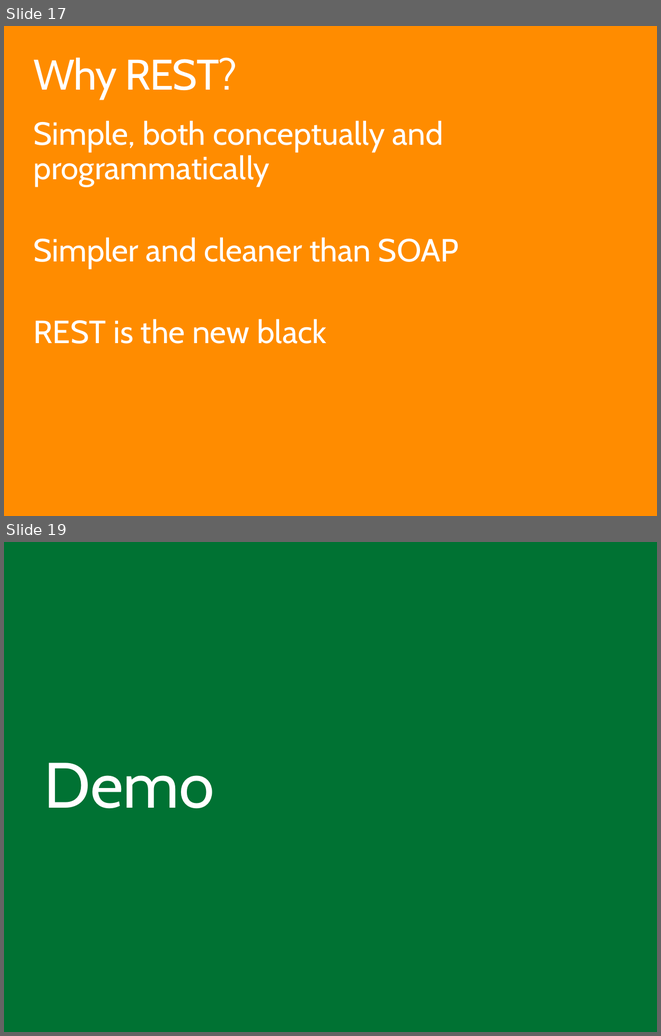
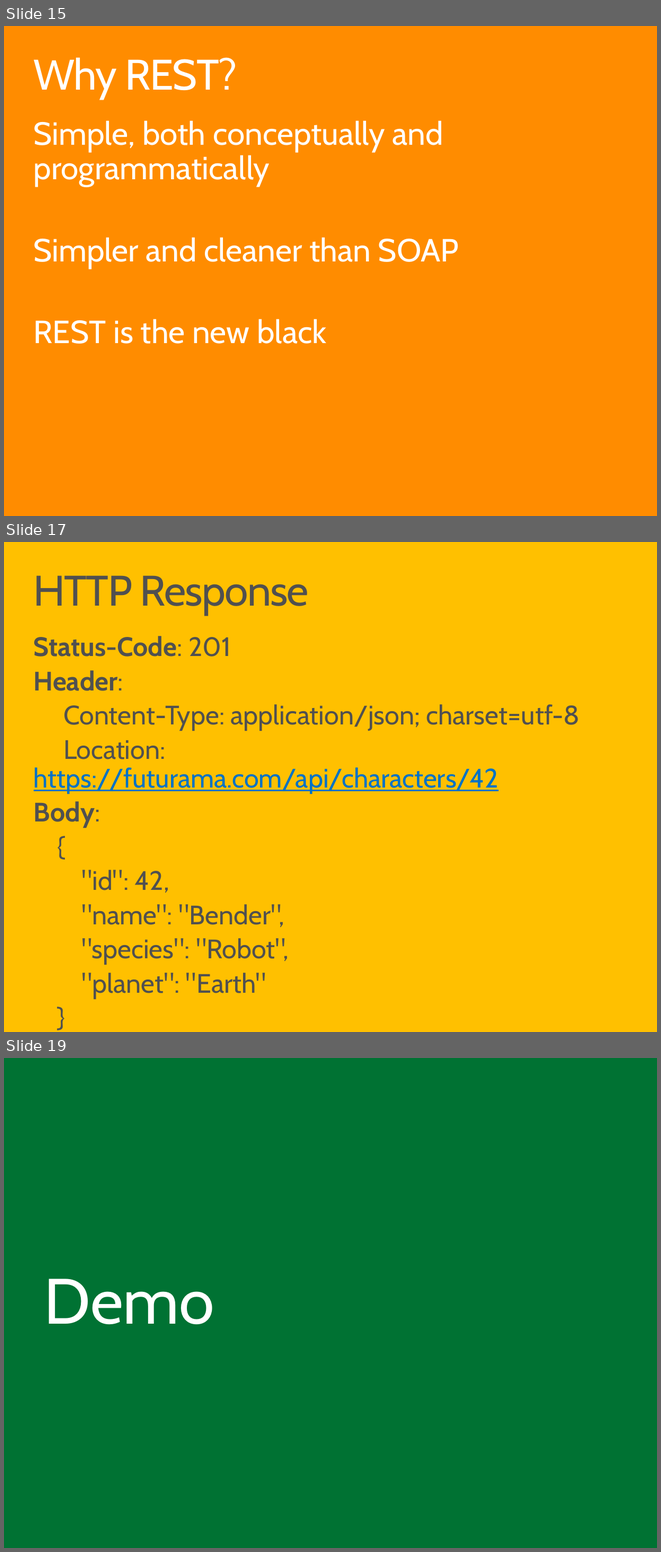
Before and after one commit to ondfisk/BDSA2018, a slide deck: Slides/Lecture07 - JSON and the REST, ASP.NET Core.pptx. Shown one above the other, each under a label of ours: slides 17 and 19 before the commit, slides 15, 17 and 19 after it; the slides between them are not shown. The pictures are 661x1036 and 661x1552 pixels, drawn with LibreOffice and Linux fonts; fonts in the diff are those of the drawing. Boxes give left, top, right and bottom in pixels: in the first picture for what was removed or moved away, otherwise in the second. Text is boxed around its words. In the diff, an @@ line names an element or a change of style, - is before the commit and + after.

```diff
--- a/Slides/Lecture07 - JSON and the REST, ASP.NET Core.pptx
+++ b/Slides/Lecture07 - JSON and the REST, ASP.NET Core.pptx
@@ slide 17 added at (4, 542, 657, 1032), background #FFC000 @@
@@ title added at (33, 575, 309, 615), 48 pt, text #505050 @@
+HTTP Response
@@ text added at (34, 636, 580, 998), 30 pt, text #505050 @@
+Status-Code: 201
+Header:
+Content-Type: application/json; charset=utf-8
+Location: https://futurama.com/api/characters/42
+Body:
+{
+"id": 42,
+"name": "Bender",
+"species": "Robot",
+"planet": "Earth"
+}
@@ what was slide 17 is now slide 15 @@
```
Also in this commit, not shown: 8 slides changed, 1 other slide added, 2 slides removed.
